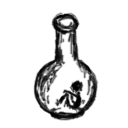
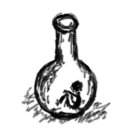
Layered file, before and after one edit (128x128). Changes by layer:
added layer "c #2" above "towerR1" over [21, 86, 111, 125]
